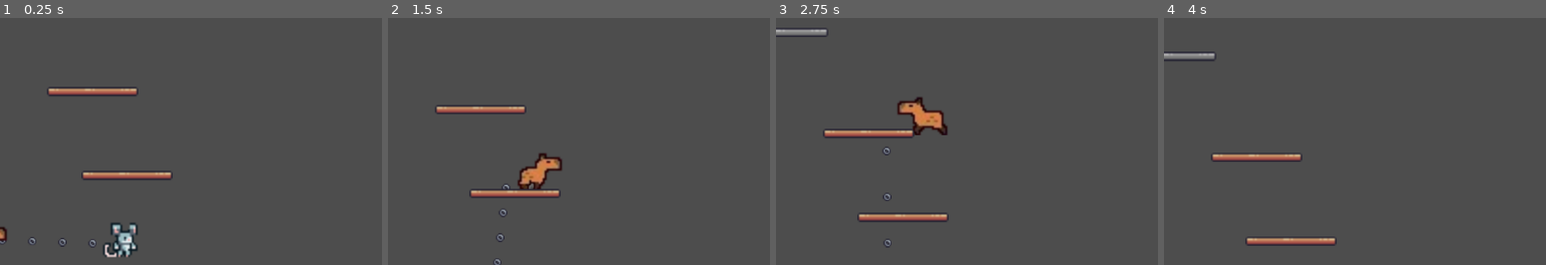
Above: before the commit, frames 1-4 (left to right).
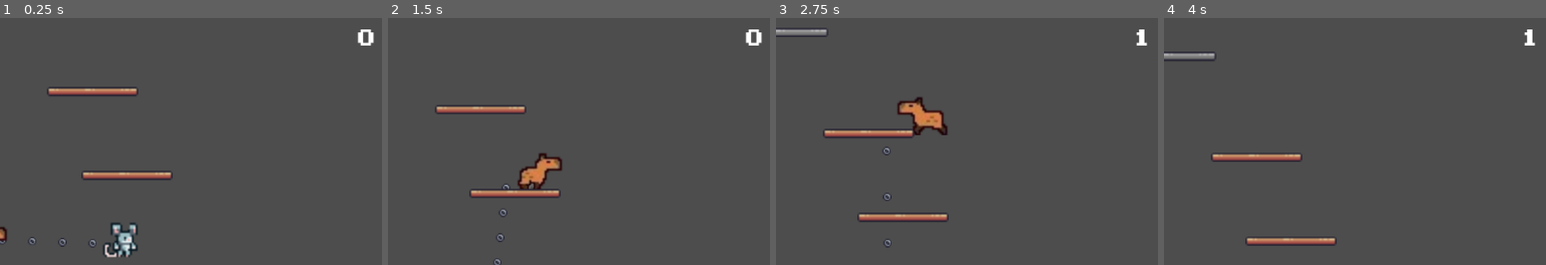
Above: after the commit, the same moments.

Repository: MarinVLT/jump-together
Game: Godot game, scene res://scenes/main.tscn
The game is run twice, just before and just after one commit, with the same random seed, the same clock (stepped at 60 frames per second) and the same inputs. The project has no main scene, so this scene is started directly.
Inputs:
- Up to frame 1 (0.25 s): no input
- Up to frame 2 (1.5 s): tap Enter at 0.5 s; hold Right (ui_right) from 0.53 s (still down); tap A (a) at 0.6 s; tap Up (ui_up) at 0.77 s; tap D (d) at 0.8, 1.35 s
- Up to frame 3 (2.75 s): tap Up (ui_up) at 1.52 s; tap A (a) at 1.55, 2.1 s; release Right (ui_right) at 2.03 s; hold Left (ui_left) from 2.03 s (still down); tap D (d) at 2.3 s
- Up to frame 4 (4 s): release Left (ui_left) at 2.78 s; hold Right (ui_right) from 2.78 s (still down); tap D (d) at 2.85, 3.8 s; tap Up (ui_up) at 3.02, 3.77 s; tap A (a) at 3.05 s; hold Shift (run1) from 3.53 s (still down)
The pictures show only the part of the screen within x 44-94%, y 0-50%; the shares and areas given below are measured in that part.

The runs differ from the first frame. In frame 1, 0.2% of the frame differs, in the area x 93-98%, y 4-12%; in frame 2, 0.2%; in frame 3, 0.1%; in frame 4, 0.1%.

Commit message:
pontuação

Diff:
--- a/scenes/main.tscn
+++ b/scenes/main.tscn
@@ -1,6 +1,7 @@
-[gd_scene load_steps=12 format=3 uid="uid://b6j33v5y1yxk6"]
+[gd_scene load_steps=13 format=3 uid="uid://b6j33v5y1yxk6"]
 
 [ext_resource type="Script" path="res://scripts/main.gd" id="1_rrhqe"]
+[ext_resource type="FontFile" uid="uid://bxy7advf4ljym" path="res://themes/fonts/m04fatal_fury/m04b.TTF" id="2_eopce"]
 [ext_resource type="PackedScene" uid="uid://jedi2p65mqw0" path="res://actors/player_1.tscn" id="2_j6gnq"]
 [ext_resource type="PackedScene" uid="uid://bac252o8a2l0s" path="res://actors/player_2.tscn" id="3_mwyte"]
 [ext_resource type="Script" path="res://scripts/RepeticaoParedes.gd" id="3_p1wpt"]
@@ -930,6 +931,18 @@
 grow_vertical = 2
 script = ExtResource("1_rrhqe")
 
+[node name="CanvasLayer" type="CanvasLayer" parent="."]
+
+[node name="ScoreLabel" type="Label" parent="CanvasLayer"]
+offset_left = 904.0
+offset_top = 12.0
+offset_right = 987.0
+offset_bottom = 62.0
+theme_override_fonts/font = ExtResource("2_eopce")
+theme_override_font_sizes/font_size = 27
+text = "0
+"
+
 [node name="TileMap" type="TileMap" parent="."]
 position = Vector2(378, 5)
 tile_set = SubResource("TileSet_krvpg")
--- a/scripts/main.gd
+++ b/scripts/main.gd
@@ -3,7 +3,6 @@
 const PLATFORM_PATH = "res://actors/Plataform.tscn"
 const BREAKABLE_PLATFORM_PATH = "res://actors/BreakablePlatform.tscn"
 const PLATFORM_CHANCE = 0.2  # 20% de chance de gerar uma plataforma quebrável
-
 
 const SCREEN_WIDTH = 648
 const SCREEN_HEIGHT = 1000
@@ -16,9 +15,15 @@
 
 @onready var timer := $Timer
 @onready var ysort := $YSort
+@onready var score_label := $CanvasLayer/ScoreLabel  # Referência ao Label de pontuação dentro do CanvasLayer
 
 var last_y_position: float  # Variável para rastrear a última posição Y onde a plataforma foi gerada
 var moving = false  # Variável para controlar se o jogador está se movendo
+
+# Variáveis para a pontuação
+var score = 0
+var score_timer = 0.0  # Tempo do último incremento da pontuação
+var score_interval = 2.0  # Intervalo para incremento da pontuação (em segundos)
 
 func _ready():
 	if timer:
@@ -36,19 +41,34 @@
 	else:
 		print("YSort node not found")
 
+	if score_label:
+		score_label.text = str(score)  # Inicializa o texto do Label com a pontuação inicial
+	else:
+		print("ScoreLabel node not found")
+
 func _process(delta):
 	if ysort:
 		# Verifica se o jogador está se movendo
 		if moving:
 			# Mova o YSort para cima, diminuindo a posição y
 			ysort.position.y -= scroll_speed * delta
-			#print("YSort position: ", ysort.position)
 
-		# Atualiza o tempo decorrido e ajusta a velocidade de rolagem
-		time_elapsed += delta
-		if time_elapsed >= scroll_speed_increase_interval:
-			scroll_speed += scroll_speed_increase
-			time_elapsed = 0.0  # Reinicia o tempo decorrido
+			# Atualiza o tempo decorrido e ajusta a velocidade de rolagem
+			time_elapsed += delta
+			if time_elapsed >= scroll_speed_increase_interval:
+				scroll_speed += scroll_speed_increase
+				time_elapsed = 0.0  # Reinicia o tempo decorrido
+
+			# Atualiza a pontuação
+			score_timer += delta
+			if score_timer >= score_interval:
+				score += 1
+				score_timer = 0.0  # Reinicia o timer de pontuação
+				print("Score: ", score)
+				_update_score_label()  # Atualiza o Label com a nova pontuação
+		else:
+			# Se o personagem não estiver se movendo, reinicia o timer de pontuação
+			score_timer = 0.0
 	else:
 		print("YSort node not found")
 
@@ -86,3 +106,7 @@
 			print("Failed to instantiate platform.")
 	else:
 		print("Platform scene not found")
+
+func _update_score_label():
+	if score_label:
+		score_label.text = str(score)  # Atualiza o texto do Label com a nova pontuação
Binary file added: themes/fonts/m04fatal_fury/m04.TTF
Not shown, added: themes/fonts/m04fatal_fury/m04.TTF.import
Binary file added: themes/fonts/m04fatal_fury/m04b.TTF
Not shown, added: themes/fonts/m04fatal_fury/m04b.TTF.import
